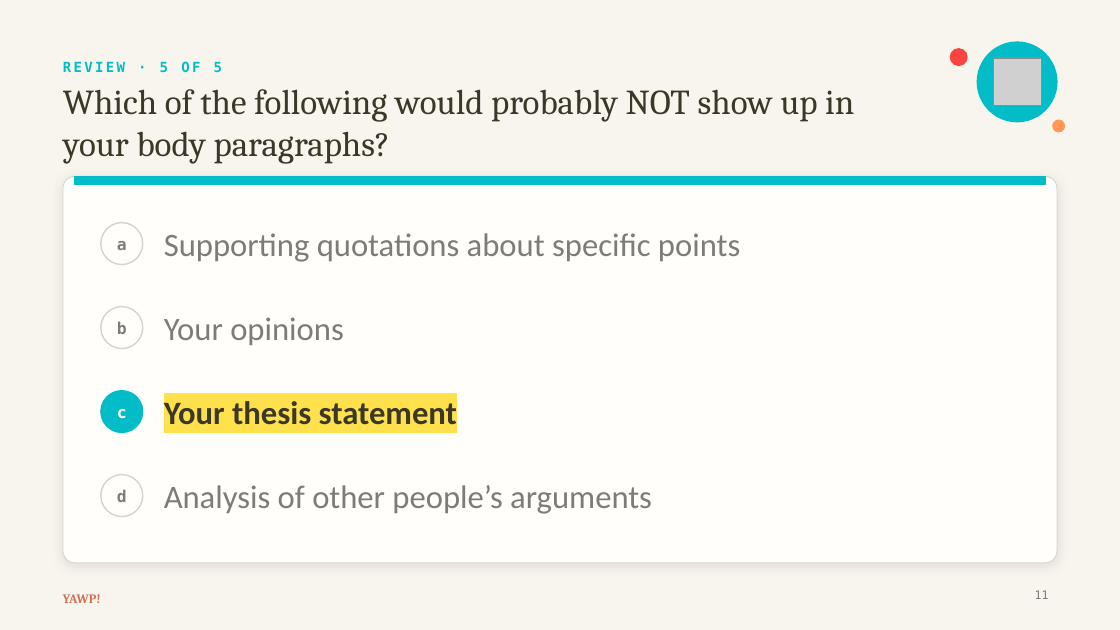
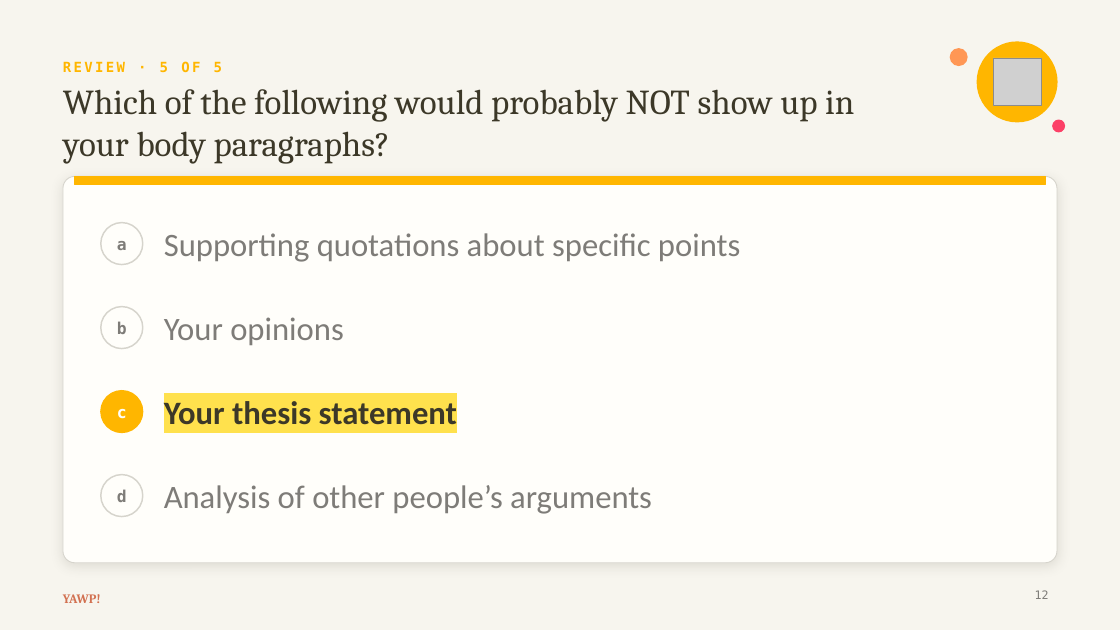
Before and after one commit to The-Connell-School/yawp, a slide deck: slide 12 of services/web-app/resources/thesis-essay-decks/lesson-5-body-paragraphs.pptx (slide 11 before the commit). Drawn at 1120x630 pixels with LibreOffice and Linux fonts; fonts in the diff are those of the drawing; grey boxes stand for pictures. Boxes give left, top, right and bottom in pixels: in the first picture for what was removed or moved away, otherwise in the second. Text is boxed around its words. In the diff, an @@ line names an element or a change of style, - is before the commit and + after.

```diff
--- a/services/web-app/resources/thesis-essay-decks/lesson-5-body-paragraphs.pptx
+++ b/services/web-app/resources/thesis-essay-decks/lesson-5-body-paragraphs.pptx
@@ text "REVIEW · 5 OF 5" at bbox=[63, 61, 222, 73]: text colour #02BDC7 to #FFB600 @@
@@ ellipse at bbox=[950, 49, 967, 66]: fill #FC4540 to #FF9755; outline #FC4540 1 pt to #FF9755 1 pt @@
@@ ellipse at bbox=[1053, 120, 1065, 132]: fill #FF9755 to #FC4067; outline #FF9755 1 pt to #FC4067 1 pt @@
@@ fill #02BDC7 to #FFB600; outline #02BDC7 1 pt to #FFB600 1 pt in 3 elements at bbox=[977, 42, 1057, 122], bbox=[75, 176, 1045, 185], bbox=[101, 391, 143, 433] @@
@@ page number at bbox=[1035, 590, 1049, 599]: text changed @@
-11
+12
```
Also in this commit, not shown: 20 other slides changed, 3 slides added, 22 other files.
